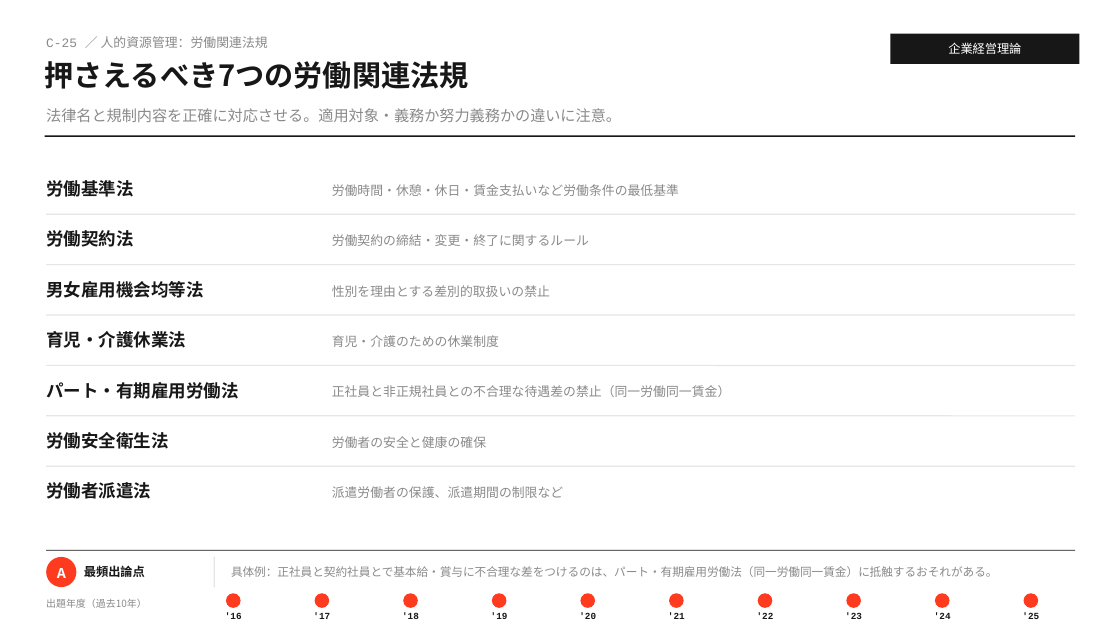
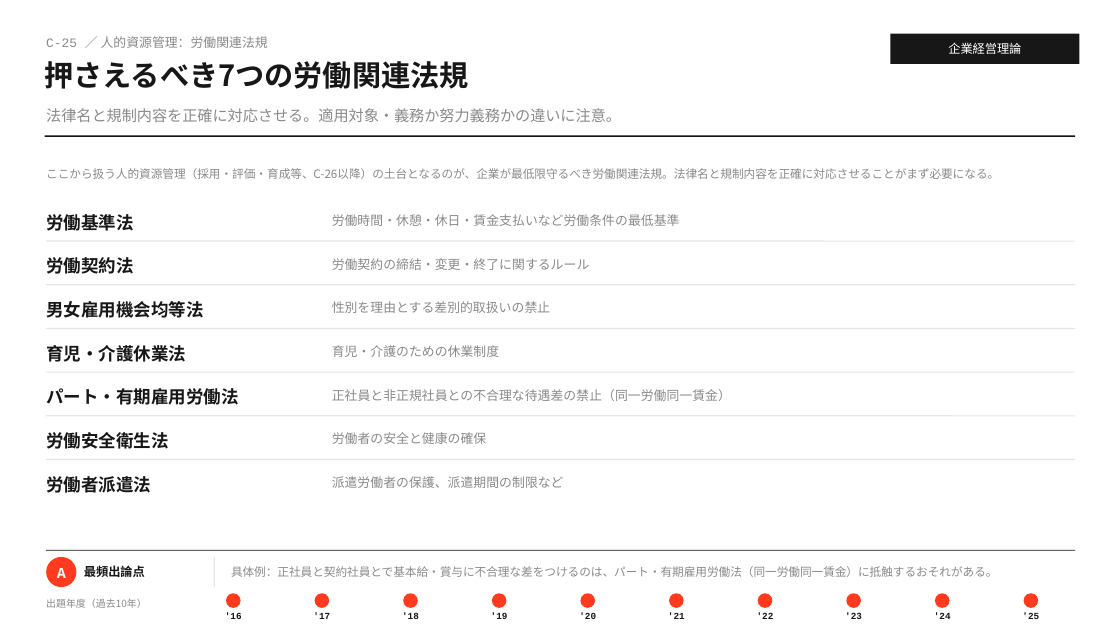
Before and after one commit to MasatoshiSano/SMEC, a slide deck: slide 51 of slides/1st_stage/C_business_administration.pptx. Drawn at 1120x630 pixels with LibreOffice and Linux fonts; fonts in the diff are those of the drawing. Boxes give left, top, right and bottom in pixels: in the first picture for what was removed or moved away, otherwise in the second. Text is boxed around its words. In the diff, an @@ line names an element or a change of style, - is before the commit and + after.

```diff
--- a/slides/1st_stage/C_business_administration.pptx
+++ b/slides/1st_stage/C_business_administration.pptx
@@ text added at (46,168,999,179), 10 pt, text #8A8A8A @@
+ここから扱う人的資源管理（採用・評価・育成等、C-26以降）の土台となるのが、企業が最低限守るべき労働関連法規。法律名と規制内容を正確に対応させることがまず必要になる。
@@ text "労働基準法": place and size @@
-text "労働基準法" at (46,180,133,197)
+text "労働基準法" at (46,214,133,231)
@@ text "労働時間・休憩・休日・賃金支払いなど労働条件の最低基準": place and size @@
-text "労働時間・休憩・休日・賃金支払いなど労働条件の最低基準" at (332,184,679,196)
+text "労働時間・休憩・休日・賃金支払いなど労働条件の最低基準" at (332,214,680,226)
@@ text "労働契約法": place and size @@
-text "労働契約法" at (46,230,133,247)
+text "労働契約法" at (46,257,133,274)
@@ line moved from (46, 214) - (1075, 214) to (46, 241) - (1075, 241) @@
@@ text "労働契約の締結・変更・終了に関するルール": place and size @@
-text "労働契約の締結・変更・終了に関するルール" at (332,234,589,246)
+text "労働契約の締結・変更・終了に関するルール" at (332,258,590,270)
@@ text "男女雇用機会均等法": place and size @@
-text "男女雇用機会均等法" at (46,281,203,298)
+text "男女雇用機会均等法" at (46,301,203,318)
@@ line moved from (46, 265) - (1075, 265) to (46, 285) - (1075, 285) @@
@@ text "性別を理由とする差別的取扱いの禁止": place and size @@
-text "性別を理由とする差別的取扱いの禁止" at (332,285,550,297)
+text "性別を理由とする差別的取扱いの禁止" at (332,301,550,313)
@@ line moved from (46, 315) - (1075, 315) to (46, 329) - (1075, 329) @@
@@ text "育児・介護休業法": place and size @@
-text "育児・介護休業法" at (46,331,186,348)
+text "育児・介護休業法" at (46,345,186,362)
@@ text "育児・介護のための休業制度": place and size @@
-text "育児・介護のための休業制度" at (332,335,499,347)
+text "育児・介護のための休業制度" at (332,345,499,357)
@@ text "パート・有期雇用労働法": place and size @@
-text "パート・有期雇用労働法" at (46,382,238,399)
+text "パート・有期雇用労働法" at (46,388,238,405)
@@ line moved from (46, 365) - (1075, 365) to (46, 372) - (1075, 372) @@
@@ text "正社員と非正規社員との不合理な待遇差の禁止（同一労働同一賃金）": place and size @@
-text "正社員と非正規社員との不合理な待遇差の禁止（同一労働同一賃金）" at (332,385,731,397)
+text "正社員と非正規社員との不合理な待遇差の禁止（同一労働同一賃金）" at (332,389,731,401)
@@ text "労働者の安全と健康の確保": place and size @@
-text "労働者の安全と健康の確保" at (332,436,486,448)
+text "労働者の安全と健康の確保" at (332,432,487,444)
@@ text "労働者派遣法": place and size @@
-text "労働者派遣法" at (46,482,151,499)
+text "労働者派遣法" at (46,476,151,493)
@@ line moved from (46, 466) - (1075, 466) to (46, 460) - (1075, 460) @@
@@ text "派遣労働者の保護、派遣期間の制限など": place and size @@
-text "派遣労働者の保護、派遣期間の制限など" at (332,486,563,498)
+text "派遣労働者の保護、派遣期間の制限など" at (332,476,564,488)
```
Also in this commit, not shown: 7 other slides changed, 2 other files.
